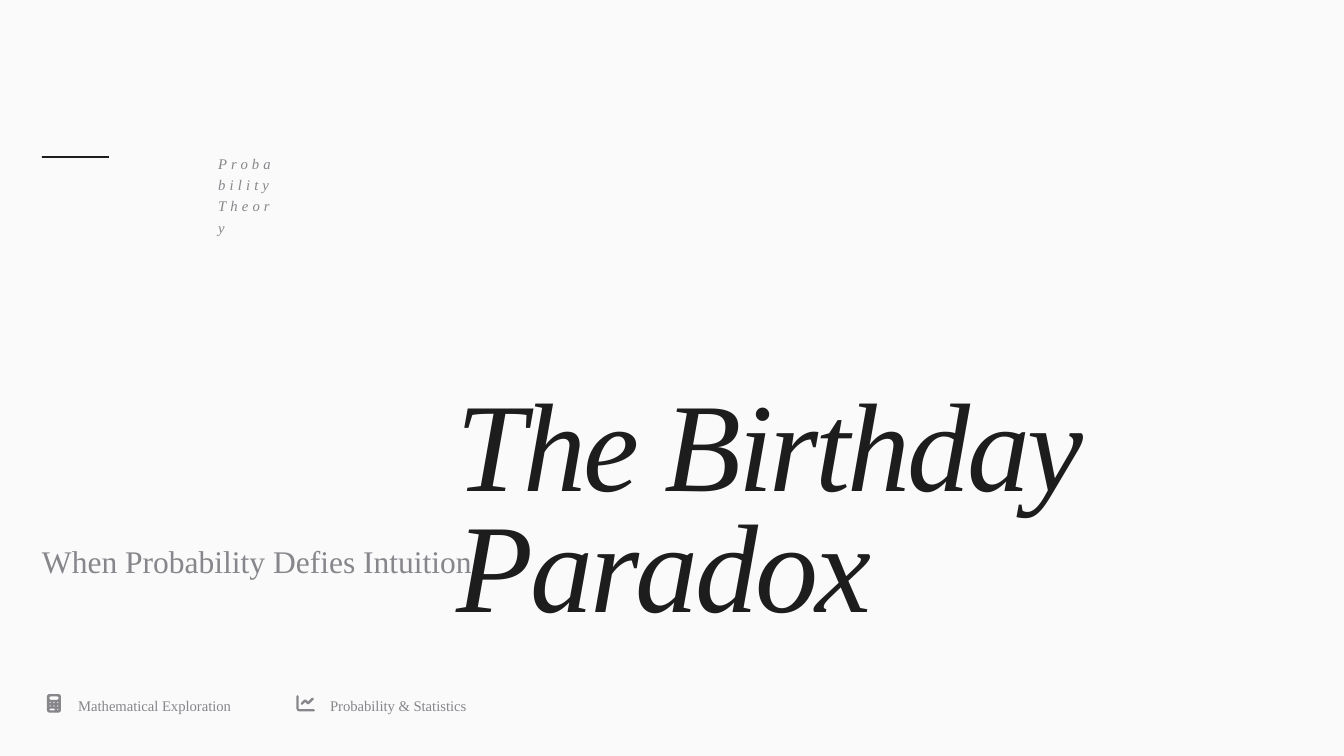
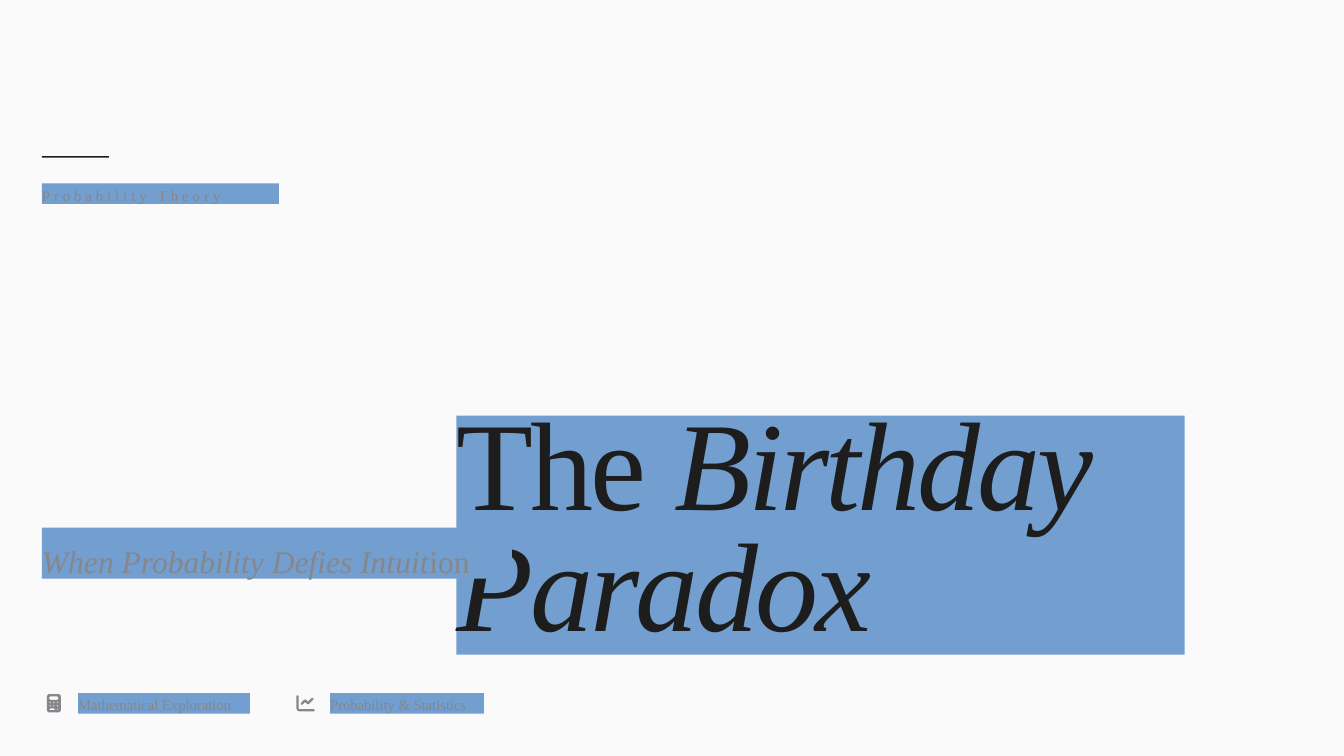
Before and after one commit to mrwwk/DeskCraft, a slide deck: slide 1 of assets/libreoffice_impr_njc/456c4488-c4c4-475f-b671-0556dac8696a/The Birthday Paradox.pptx. Drawn at 1344x756 pixels with LibreOffice and Linux fonts; fonts in the diff are those of the drawing. Boxes give left, top, right and bottom in pixels: in the first picture for what was removed or moved away, otherwise in the second. Text is boxed around its words. In the diff, an @@ line names an element or a change of style, - is before the commit and + after.

```diff
--- a/assets/libreoffice_impr_njc/456c4488-c4c4-475f-b671-0556dac8696a/The Birthday Paradox.pptx
+++ b/assets/libreoffice_impr_njc/456c4488-c4c4-475f-b671-0556dac8696a/The Birthday Paradox.pptx
@@ rectangle "Probability Theory" resized from (x1=125, y1=551, x2=265, y2=579) to (x1=42, y1=184, x2=279, y2=204) @@
@@ rectangle "Probability Theory" at (x1=42, y1=184, x2=279, y2=204): letter spacing 3 to 2.9 pt, italic off; fill none to #729FCF @@
@@ fill none to #729FCF in 3 elements at (x1=330, y1=694, x2=484, y2=714), (x1=79, y1=694, x2=250, y2=714), (x1=457, y1=415, x2=1186, y2=654) @@
@@ text in rectangle at (x1=456, y1=412, x2=1093, y2=534): italic off in "The" @@
@@ rectangle "The Birthday" resized from (x1=456, y1=403, x2=1083, y2=614) to (x1=457, y1=415, x2=1186, y2=654) @@
@@ 3 rectangles moved together from (x1=42, y1=551, x2=471, y2=714) to (x1=42, y1=528, x2=512, y2=714) @@
@@ rectangle "When Probability Defies Intuition" at (x1=42, y1=528, x2=512, y2=580): italic on; fill none to #729FCF @@
```
Also in this commit, not shown: 15 other slides changed, 52 other files.
